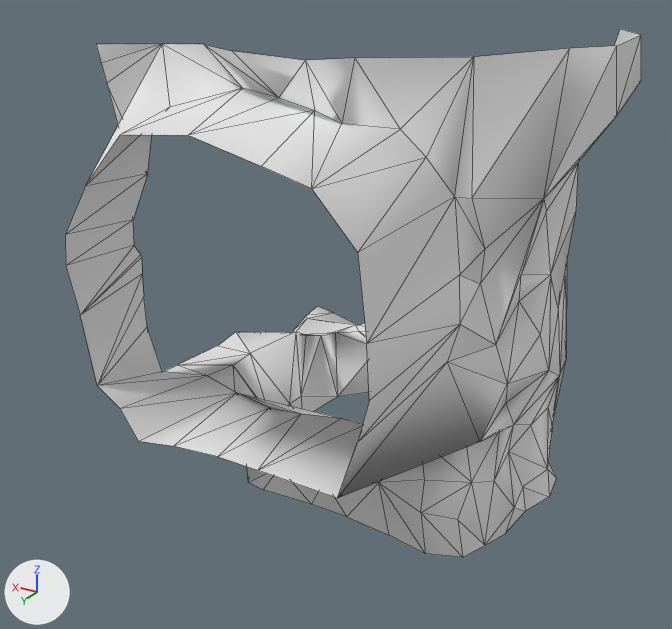
Two versions of the glTF model Rogue-Robots/Assets/Models/ModularBlocks/CornerFloor1Replacer4_Col.gltf, one commit apart.
Rendered twice from a 50 mm lens placed at (-4.49, 8.59, 6.19), pointed at (0.49, 0.3, 2.04). Every picture has the same lights, and +X, +Y and +Z are marked at lower left. Mesh edges are drawn as thin lines. Vertices at the same position are counted once.

Names of what the first picture shows: 'CornerFloor1Replacer4_Col'.
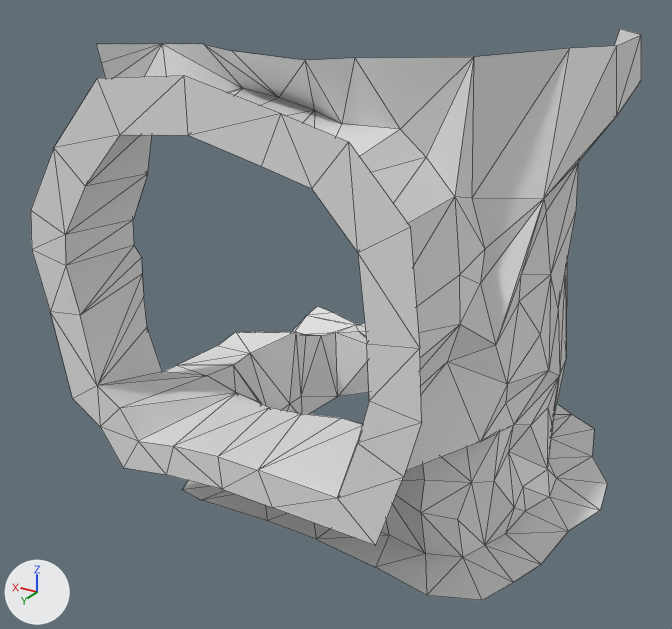
The change, as JSON lines over the scene's bpy script:
```json
{"block": "me_scene_003", "where": "# used by ob_cornerfloor1replacer4_col; location = (0.0, 0.0, 0.0)"}
{"op": "remove", "block": "me_scene_003", "code": "me_scene_003.from_pydata(...)  # 190 vertices, 287 faces; spans x -2.05..2.5, y -2.5..2.5, z 0.0..5.0"}
{"op": "add", "block": "me_scene_003", "code": "me_scene_003.from_pydata(...)  # 226 vertices, 362 faces; spans x -2.51..2.77, y -2.79..2.5, z 0.0..5.0"}
{"block": "me_scene_003", "change": "me_scene_003 part 1"}
{"block": "me_scene_003", "change": "5 vertices are removed from x 0.91..2.5, y -2.5..-0.75, z 0.68..0.91"}
{"block": "me_scene_003", "change": "18 faces are deleted"}
{"block": "me_scene_003", "change": "24 vertices are added at x -2.51..2.24, y -2.79..1.79, z 0.0"}
{"block": "me_scene_003", "change": "57 new faces join them"}
{"block": "me_scene_003", "change": "me_scene_003 part 2"}
{"block": "me_scene_003", "change": "2 vertices are removed from x 2.5, y 1.22..1.32, z 2.67..3.87"}
{"block": "me_scene_003", "change": "4 faces are deleted"}
{"block": "me_scene_003", "change": "19 vertices are added at x -1.65..2.77, y 2.5, z 0.8..4.97"}
{"block": "me_scene_003", "change": "40 new faces join them"}
{"block": "me_scene_003", "change": "me_scene_003 part 3: the surface is now shaded flat"}
```

Where the change shows, as pixel boxes [x1, y1, x2, y2] in the pictures (672 x 629 px):
```json
{"object": "CornerFloor1Replacer4_Col", "change": "reshaped", "before": [65, 29, 641, 557], "after": [31, 29, 641, 600], "on screen": "8% taller"}
{"part": 1, "of": "me_scene_003", "change": "built on", "before": [238, 313, 356, 418], "after": [182, 313, 607, 600]}
{"part": 2, "of": "me_scene_003", "change": "built on", "before": [82, 85, 142, 313], "after": [31, 75, 422, 546]}
```
